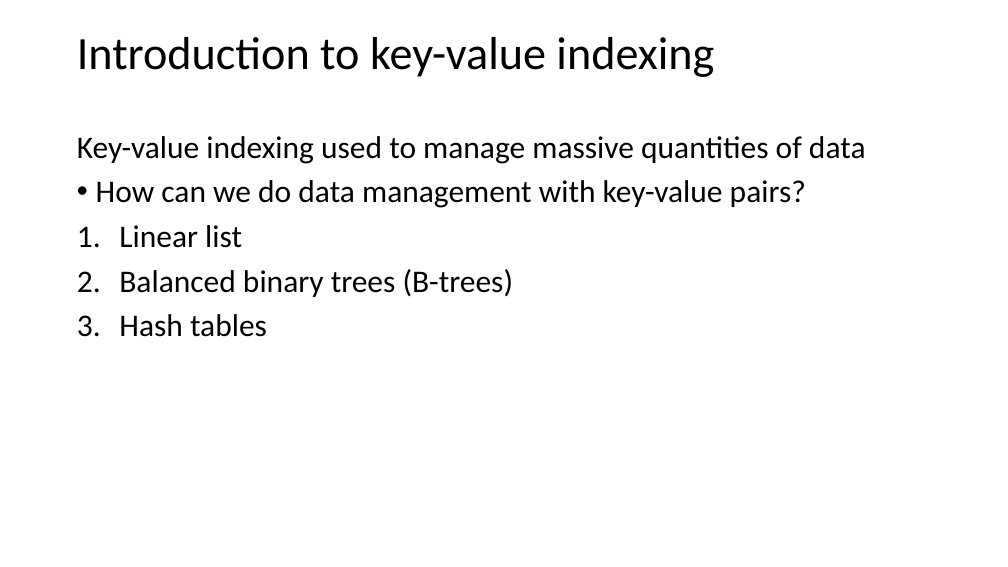
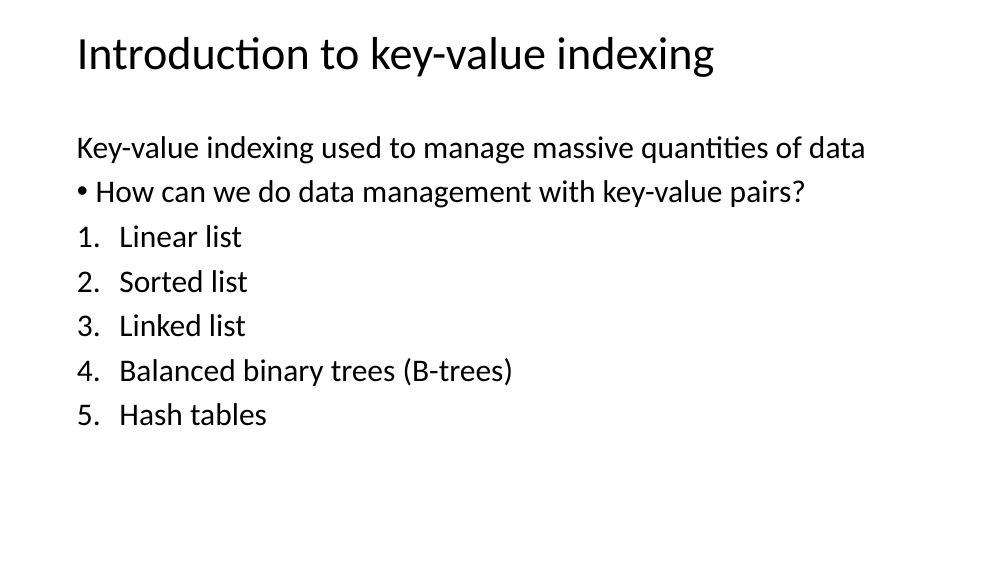
Before and after one commit to StephenElston/CSCI-E-108, a slide deck: slide 16 of slides/1_Introduction.pptx (slide 14 before the commit). Drawn at 1008x567 pixels with LibreOffice and Linux fonts; fonts in the diff are those of the drawing. Boxes give left, top, right and bottom in pixels: in the first picture for what was removed or moved away, otherwise in the second. Text is boxed around its words. In the diff, an @@ line names an element or a change of style, - is before the commit and + after.

```diff
--- a/slides/1_Introduction.pptx
+++ b/slides/1_Introduction.pptx
@@ text at bbox=[119, 270, 248, 337]: paragraphs added @@
+2. Sorted list
+3. Linked list
```
Also in this commit, not shown: 1 other slide changed, 3 slides added, 1 other file.
